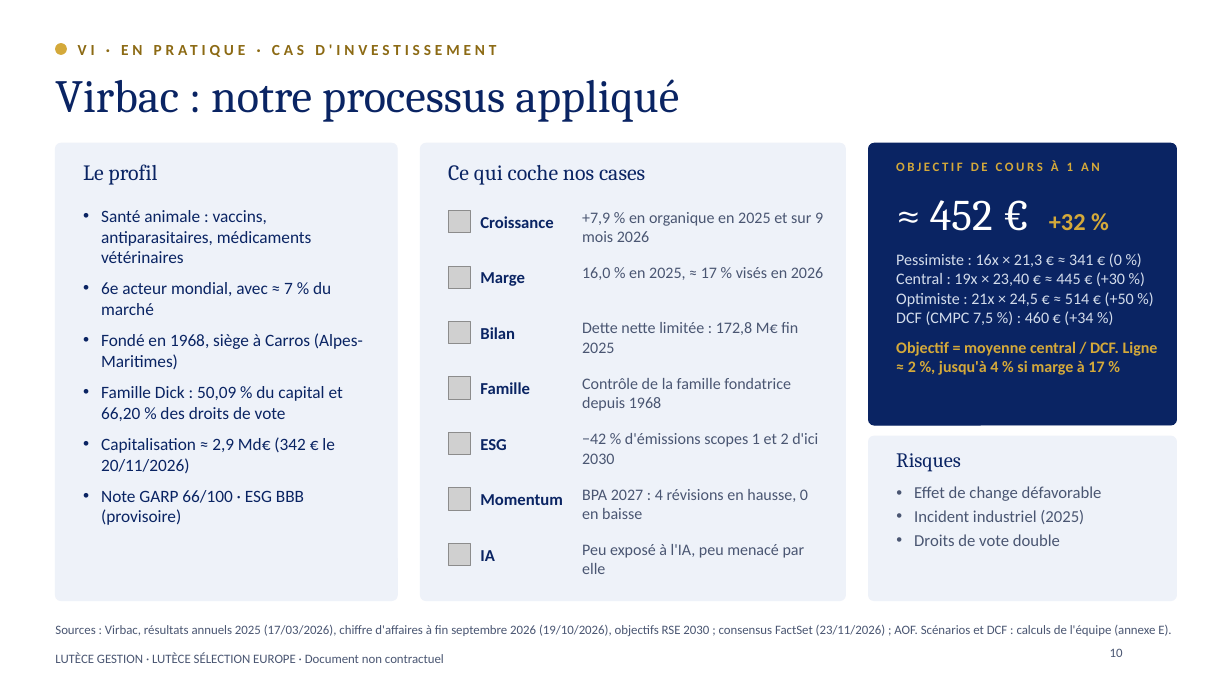
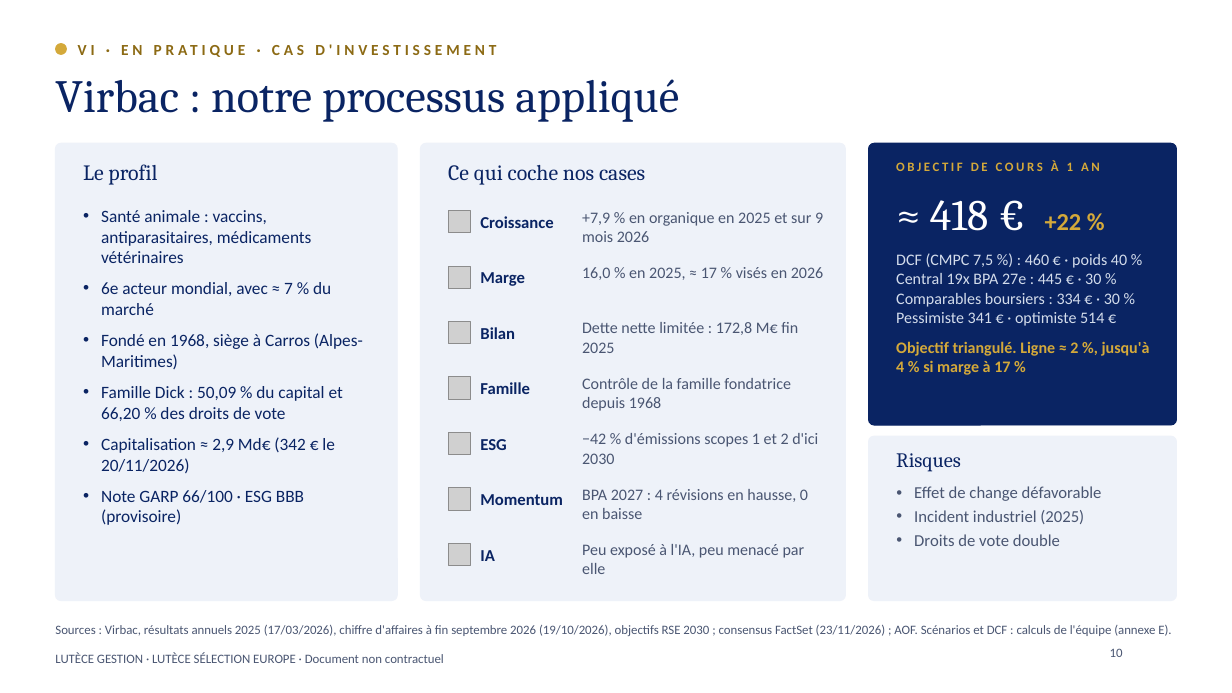
Before and after one commit to charlesarthurfrancois-sys/ponytail, a slide deck: slide 10 of student-challenge/Lutece_Selection_Europe_Student_Challenge.pptx. Drawn at 1232x693 pixels with LibreOffice and Linux fonts; fonts in the diff are those of the drawing; grey boxes stand for pictures; background and template pictures are left out. Boxes give left, top, right and bottom in pixels: in the first picture for what was removed or moved away, otherwise in the second. Text is boxed around its words. In the diff, an @@ line names an element or a change of style, - is before the commit and + after.

```diff
--- a/student-challenge/Lutece_Selection_Europe_Student_Challenge.pptx
+++ b/student-challenge/Lutece_Selection_Europe_Student_Challenge.pptx
@@ text at <box>930,200,1082,231</box>: text changed @@
-≈ 452 € +32 %
+≈ 418 € +22 %
@@ text at <box>896,253,1127,326</box>: text changed @@
-Pessimiste : 16x × 21,3 € ≈ 341 € (0 %)
-Central : 19x × 23,40 € ≈ 445 € (+30 %)
-Optimiste : 21x × 24,5 € ≈ 514 € (+50 %)
-DCF (CMPC 7,5 %) : 460 € (+34 %)
+DCF (CMPC 7,5 %) : 460 € · poids 40 %
+Central 19x BPA 27e : 445 € · 30 %
+Comparables boursiers : 334 € · 30 %
+Pessimiste 341 € · optimiste 514 €
@@ text at <box>896,341,1150,375</box>: text changed @@
-Objectif = moyenne central / DCF. Ligne ≈ 2 %, jusqu'à 4 % si marge à 17 %
+Objectif triangulé. Ligne ≈ 2 %, jusqu'à 4 % si marge à 17 %
```
Also in this commit, not shown: 3 other slides changed, 3 other files.
